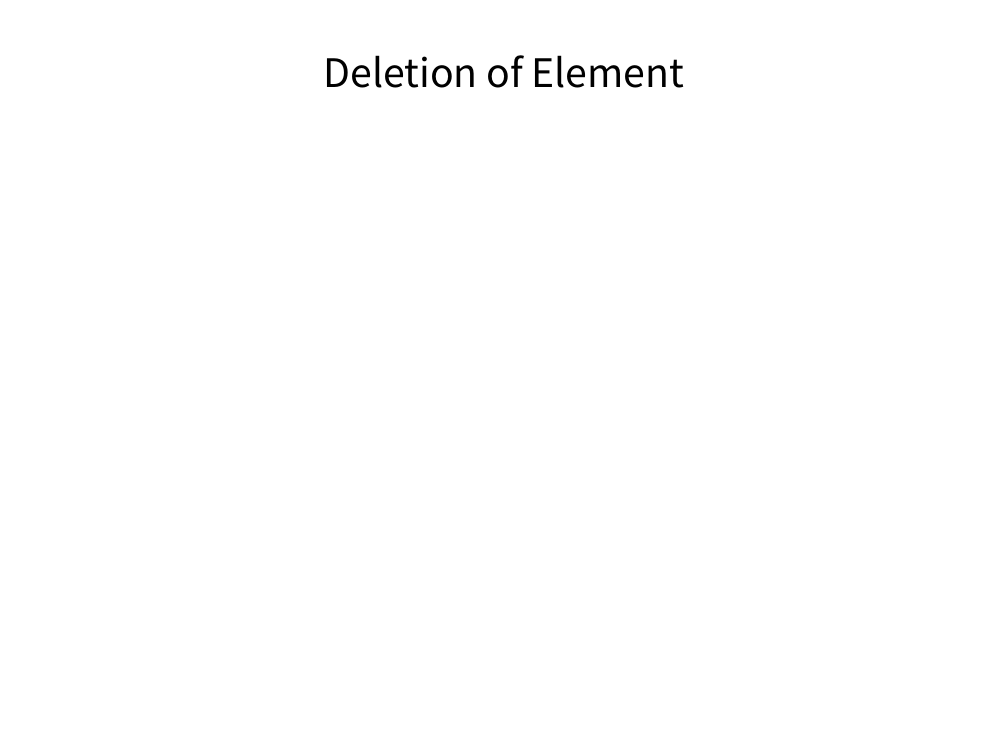
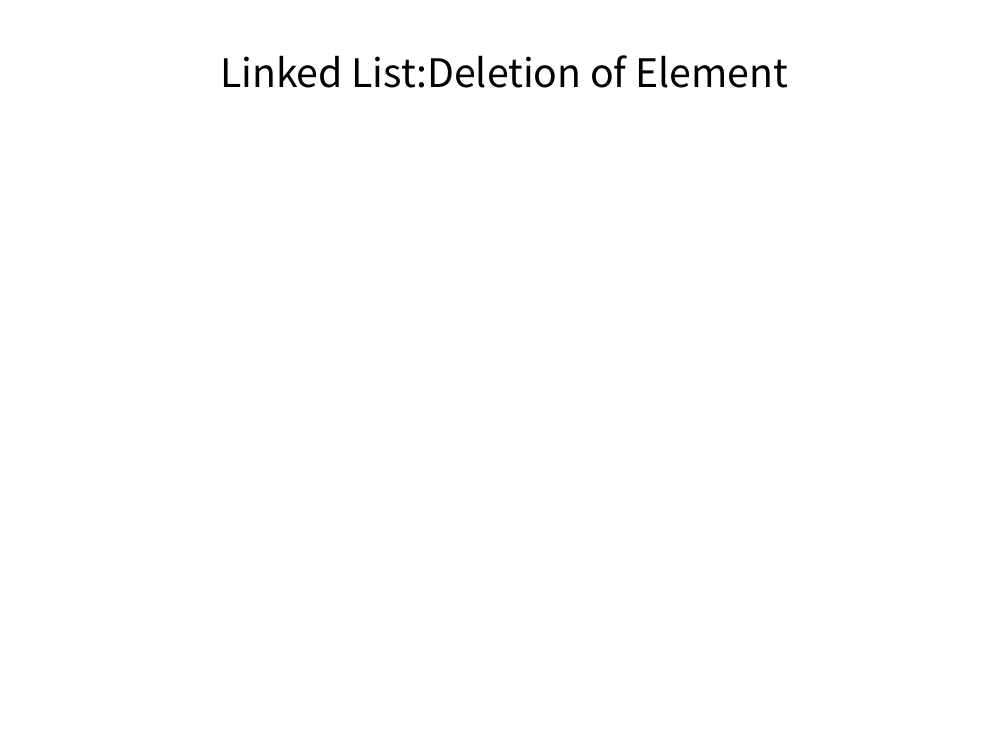
Before and after one commit to pankajfri/Training-Materials, a slide deck: slide 14 of Objected Oriented Programming Concepts Using C++ & Data Structures/Data Structures.pptx. Drawn at 1008x756 pixels with LibreOffice and Linux fonts; fonts in the diff are those of the drawing; background and template pictures are left out. Boxes give left, top, right and bottom in pixels: in the first picture for what was removed or moved away, otherwise in the second. Text is boxed around its words. In the diff, an @@ line names an element or a change of style, - is before the commit and + after.

```diff
--- a/Objected Oriented Programming Concepts Using C++ & Data Structures/Data Structures.pptx
+++ b/Objected Oriented Programming Concepts Using C++ & Data Structures/Data Structures.pptx
@@ title at (220, 55, 787, 88): text changed @@
-Deletion of Element
+Linked List:Deletion of Element
```
Also in this commit, not shown: 2 other slides changed.
